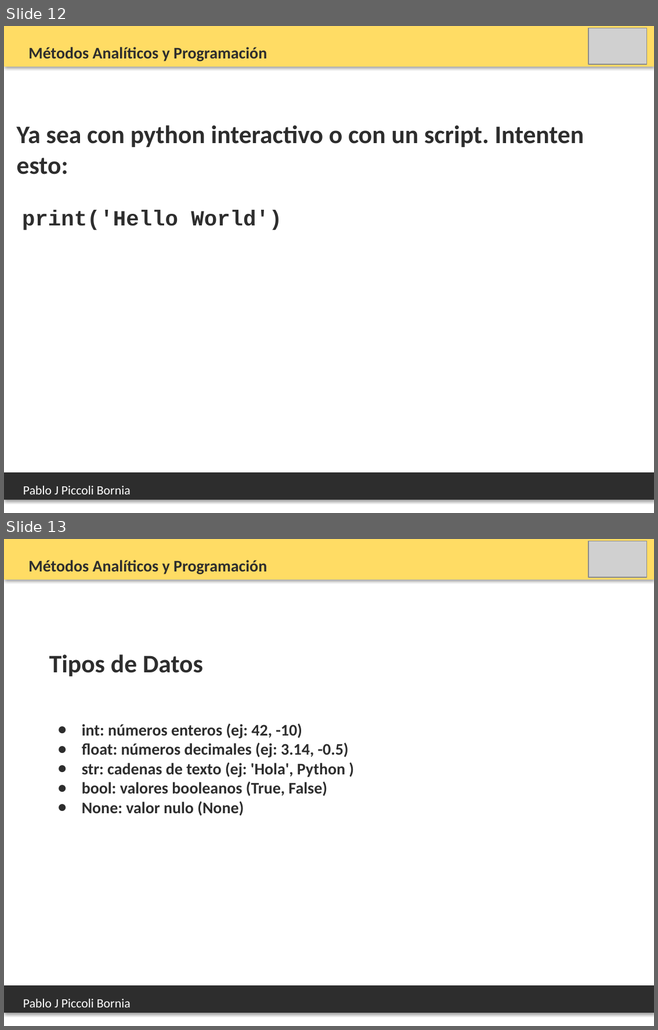
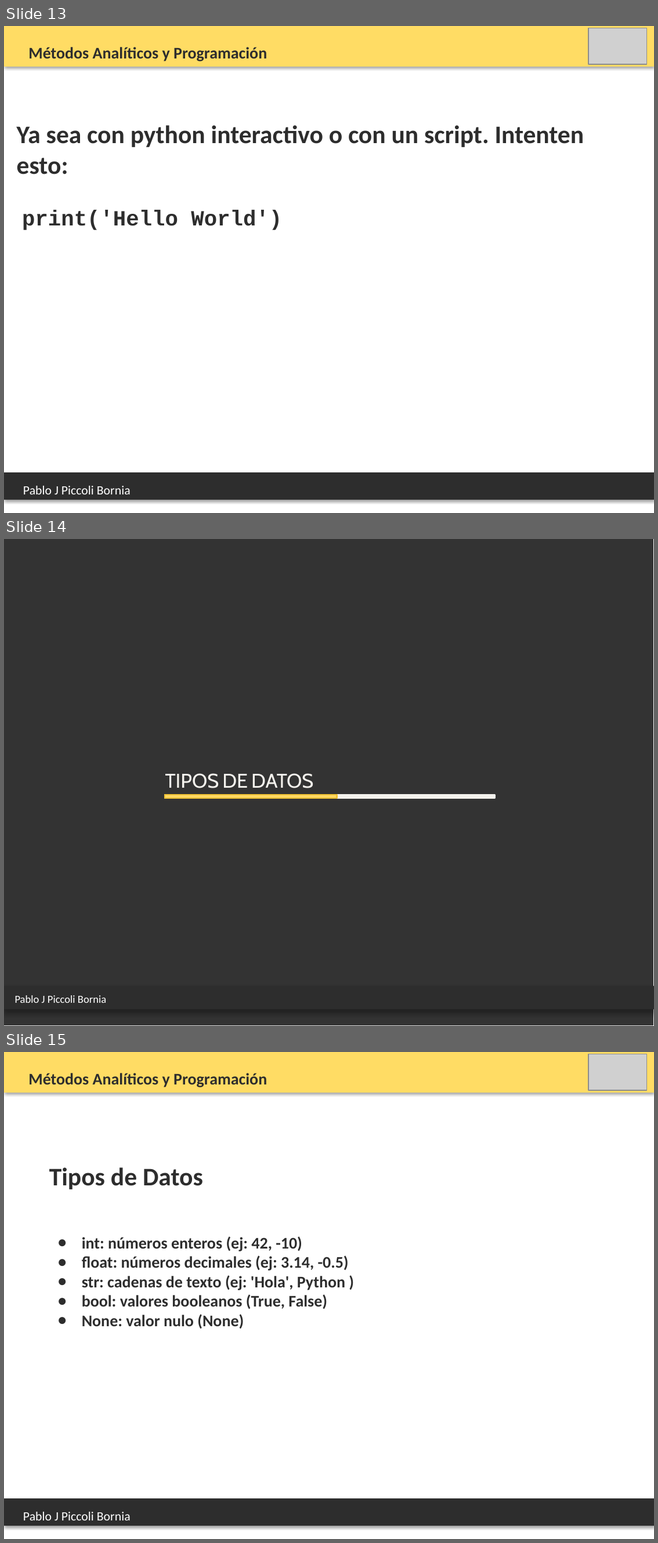
Before and after one commit to PabloPicc/MAyP_2026_1S, a slide deck: clases_teoricas_2026/Clase_2_Intro_python_tipo_datos.pptx. Shown one above the other, each under a label of ours: slides 12 and 13 before the commit, slides 13, 14 and 15 after it. The pictures are 658x1030 and 658x1543 pixels, drawn with LibreOffice and Linux fonts; fonts in the diff are those of the drawing; grey boxes stand for pictures. Boxes give left, top, right and bottom in pixels: in the first picture for what was removed or moved away, otherwise in the second. Text is boxed around its words. In the diff, an @@ line names an element or a change of style, - is before the commit and + after.

```diff
--- a/clases_teoricas_2026/Clase_2_Intro_python_tipo_datos.pptx
+++ b/clases_teoricas_2026/Clase_2_Intro_python_tipo_datos.pptx
@@ slide 14 added at bbox=[4, 539, 654, 1026], background #FFFFFF @@
@@ freeform shape added at bbox=[4, 539, 653, 1026], fill #333333 @@
@@ text added at bbox=[165, 773, 313, 788], 22 pt, text #F4F2ED, small capitals @@
+TIPOS DE DATOS
@@ group added at bbox=[165, 795, 495, 799]: 4 freeform shapes @@
@@ rectangle added at bbox=[4, 986, 654, 1009], fill #2D2D2D @@
@@ text added at bbox=[15, 995, 106, 1003], 12 pt, text #FFFFFF @@
+Pablo J Piccoli Bornia
@@ what was slide 12 is now slide 13 @@
@@ what was slide 13 is now slide 15 @@
```
Also in this commit, not shown: 2 other slides added, 10 other files.
